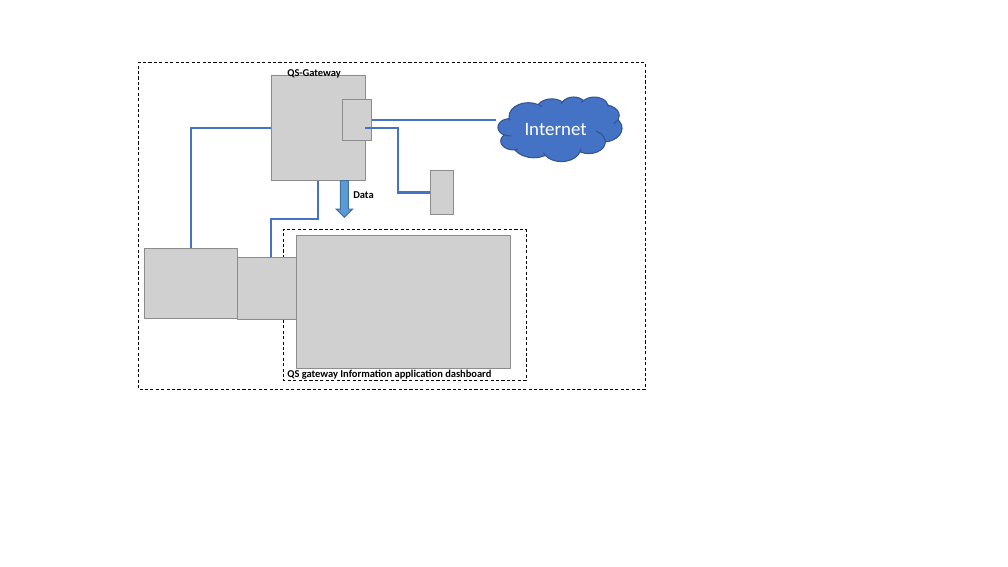
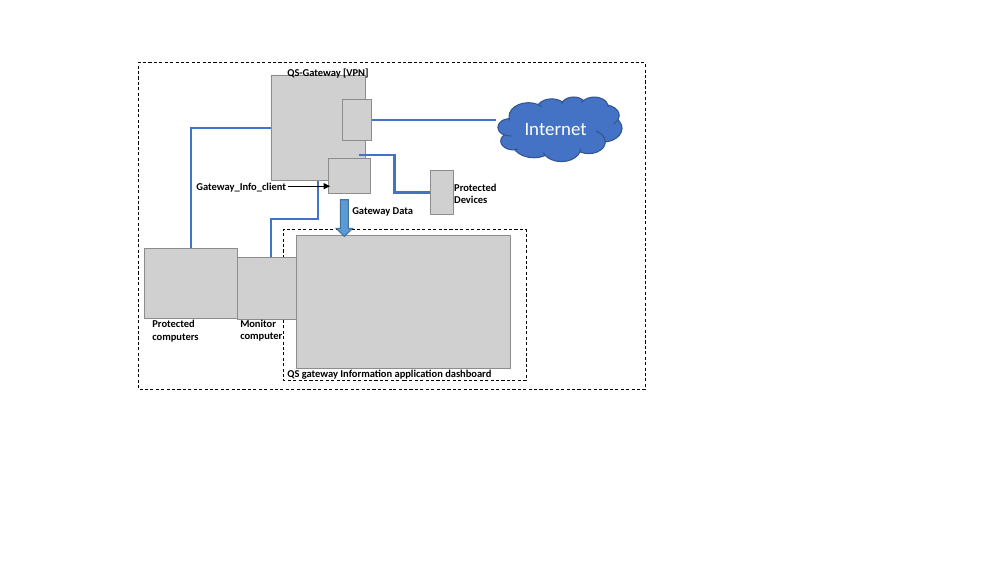
Before and after one commit to LiuYuancheng/QS_Gateway_Info_Dashboard, a slide deck: slide 1 of doc/designDoc.pptx. Drawn at 1008x567 pixels with LibreOffice and Linux fonts; fonts in the diff are those of the drawing; grey boxes stand for pictures; background and template pictures are left out. Boxes give left, top, right and bottom in pixels: in the first picture for what was removed or moved away, otherwise in the second. Text is boxed around its words. In the diff, an @@ line names an element or a change of style, - is before the commit and + after.

```diff
--- a/doc/designDoc.pptx
+++ b/doc/designDoc.pptx
@@ text at [287,68,368,80]: text changed @@
-QS-Gateway
+QS-Gateway [VPN]
@@ picture added at [329,159,371,194] @@
@@ elbow line moved from (430, 193) - (365, 128) to (430, 193) - (359, 155) @@
@@ text added at [196,182,286,192], 10 pt, text #000000, bold @@
+Gateway_Info_client
@@ arrow added from (288, 186) to (330, 186), #000000 0.5 pt @@
@@ down arrow: place and size @@
-down arrow at [337,181,353,218]
+down arrow at [337,200,353,237]
@@ text at [352,207,413,216]: text changed @@
-Data
+Gateway Data
@@ text added at [454,183,496,203], 10 pt, text #000000, bold @@
+Protected
+Devices
@@ text added at [152,319,198,342], 10 pt, text #000000, bold @@
+Protected computers
@@ text added at [240,319,282,341], 10 pt, text #000000, bold @@
+Monitor
+computer
```
Also in this commit, not shown: 1 slide added, 3 other files.
